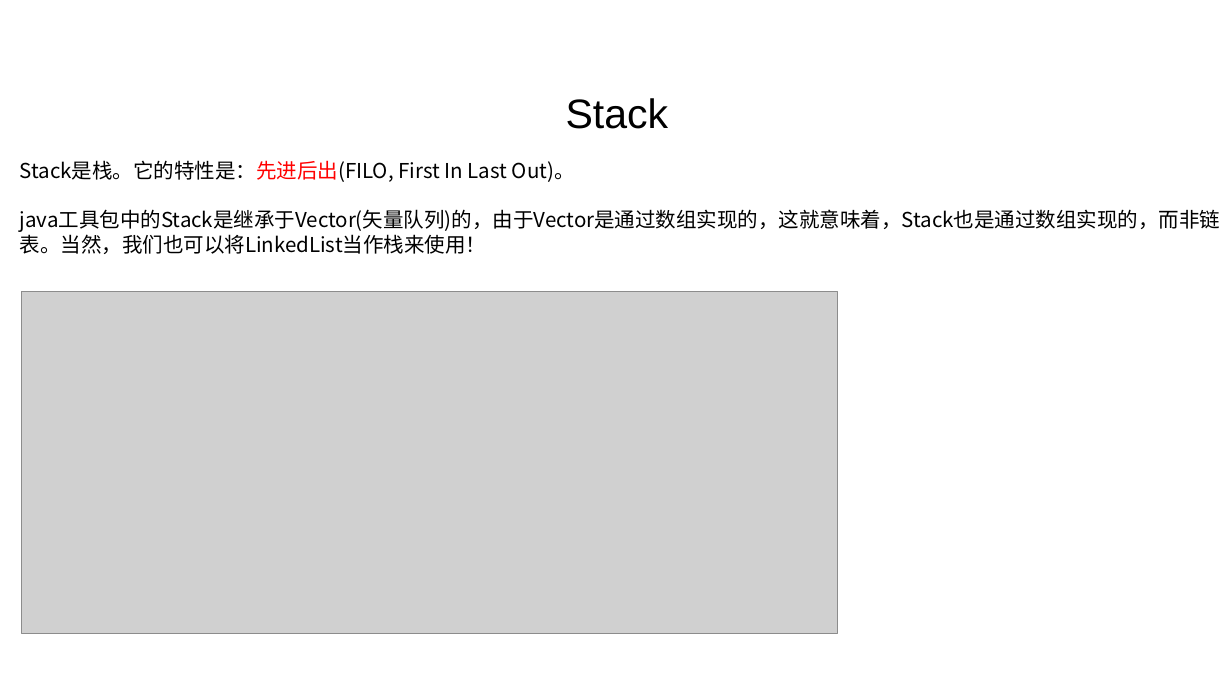
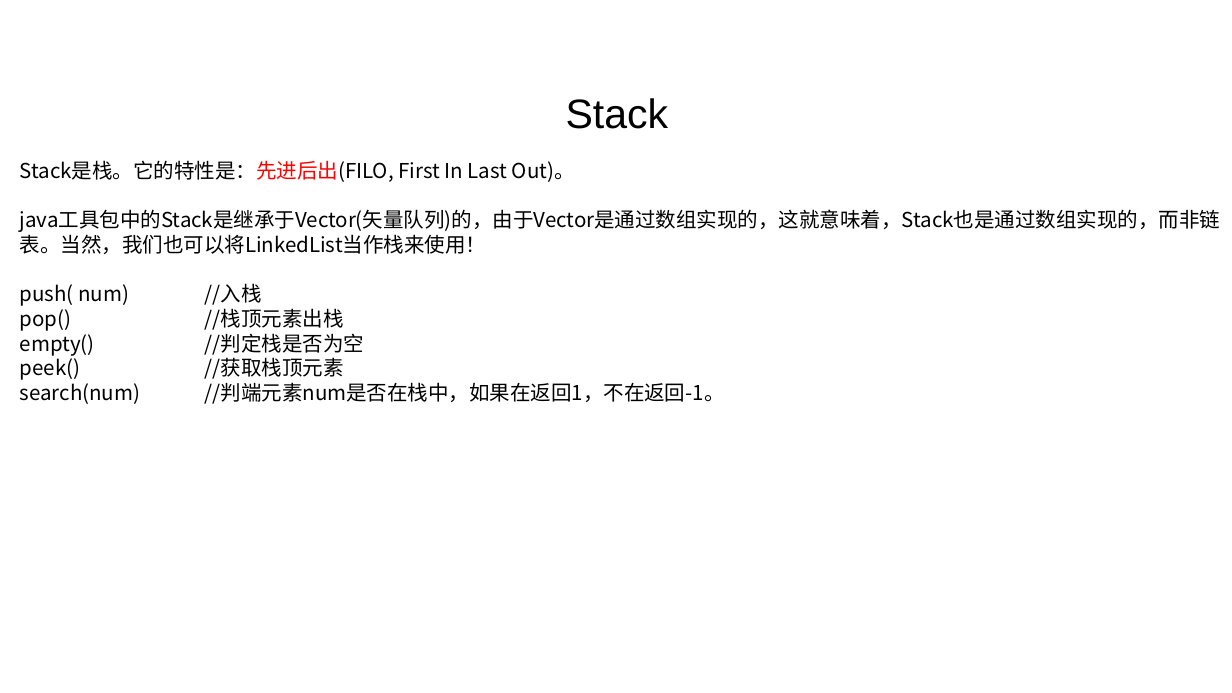
Before and after one commit to linkknown/PPT, a slide deck: slide 30 of 基础PPT/第7章：Java集合操作.pptx (slide 29 before the commit). Drawn at 1232x693 pixels with LibreOffice and Linux fonts; fonts in the diff are those of the drawing; grey boxes stand for pictures; background and template pictures are left out. Boxes give left, top, right and bottom in pixels: in the first picture for what was removed or moved away, otherwise in the second. Text is boxed around its words. In the diff, an @@ line names an element or a change of style, - is before the commit and + after.

```diff
--- a/基础PPT/第7章：Java集合操作.pptx
+++ b/基础PPT/第7章：Java集合操作.pptx
@@ text at <box>20,283,725,404</box>: paragraphs added @@
+push( num) //入栈
+pop() //栈顶元素出栈
+empty() //判定栈是否为空
+peek() //获取栈顶元素
+search(num) //判端元素num是否在栈中，如果在返回1，不在返回-1。
@@ picture removed at <box>21,291,837,633</box> @@
```
Also in this commit, not shown: 4 other slides changed, 2 slides added, 1 other file.
